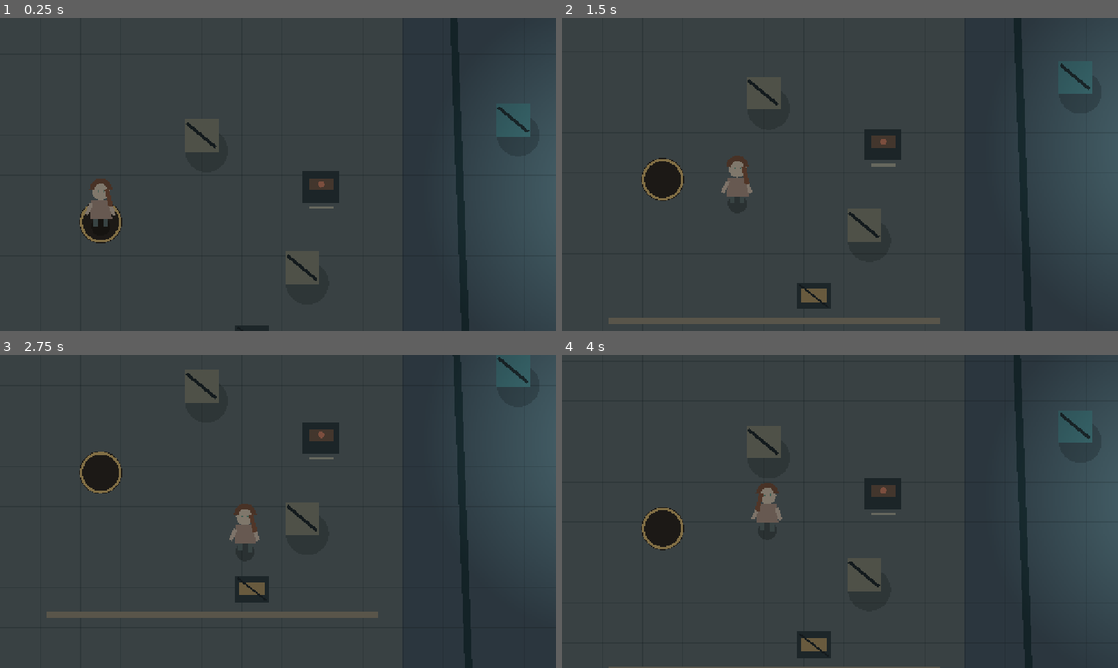
Above: before the commit, frames 1-4 (two rows, left to right).
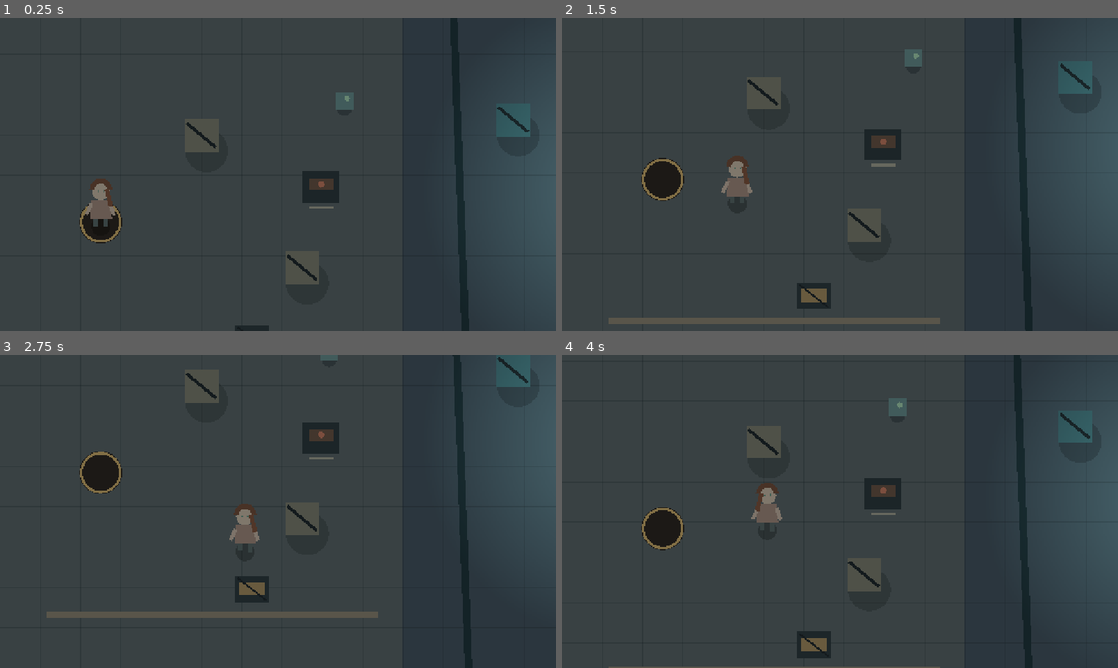
Above: after the commit, the same moments.

Repository: MohamedXIV/not-a-hero
Game: Godot game, scene res://scenes/world/outdoors.tscn
Two runs of this game, one before a commit and one after it. Both use one fixed random seed, a clock stepped at 60 frames per second and the inputs below. This scene is started directly instead of the project's main scene.
Inputs (mouse positions are in pixels of both pictures, inside the frame that each line leads up to):
- Up to frame 1 (0.25 s): no input
- Up to frame 2 (1.5 s): tap Enter at 0.5 s; move the mouse to (962, 158) at 0.52 s; press the mouse at (962, 158) at 0.53 s; hold D (move_right) 0.53-1.28 s; move the mouse to (728, 190) at 1.27 s; release the mouse at (728, 190) at 1.28 s; hold S (move_down) from 1.28 s (still down); click (728, 190) at 1.35 s
- Up to frame 3 (2.75 s): move the mouse to (333, 442) at 2.02 s; release S (move_down) at 2.03 s; press the mouse at (333, 442) at 2.03 s; hold D (move_right) from 2.03 s (still down); tap E (interact) at 2.1 s
- Up to frame 4 (4 s): move the mouse to (812, 574) at 2.77 s; release D (move_right) at 2.78 s; release the mouse at (812, 574) at 2.78 s; hold W (move_up) 2.78-3.53 s; tap Shift (sprint) at 2.85 s; click (812, 574) at 3.05 s; move the mouse to (1006, 558) at 3.52 s; press the mouse at (1006, 558) at 3.53 s; hold A (move_left) from 3.53 s (still down); tap 1 (weapon_pistol) at 3.6 s

The runs differ from the first frame. In frame 1, 0.2% of the frame differs, in the area x 60-64%, y 23-30%; in frame 2, 0.2%; in frame 3, less than 0.1%; in frame 4, 0.2%, in the area x 58-62%, y 13-20%.

Commit message:
feat(godot): hostile patrol perception, noise chase and neutral machine; persistent ammunition

Diff:
--- /dev/null
+++ b/godot/scenes/actors/robots/neutral_maintainer.tscn
@@ -0,0 +1,14 @@
+[gd_scene load_steps=3 format=3]
+
+[ext_resource type="Script" path="res://scripts/actors/robots/neutral_maintainer.gd" id="1_worker"]
+
+[sub_resource type="CircleShape2D" id="1_collision"]
+radius = 13.0
+
+[node name="NeutralMaintainer" type="CharacterBody2D"]
+collision_layer = 8
+collision_mask = 1
+script = ExtResource("1_worker")
+
+[node name="CollisionShape2D" type="CollisionShape2D" parent="."]
+shape = SubResource("1_collision")
--- /dev/null
+++ b/godot/scenes/actors/robots/survey_guard.tscn
@@ -0,0 +1,14 @@
+[gd_scene load_steps=3 format=3]
+
+[ext_resource type="Script" path="res://scripts/actors/robots/survey_guard.gd" id="1_guard"]
+
+[sub_resource type="CircleShape2D" id="1_collider"]
+radius = 18.0
+
+[node name="SurveyGuard" type="CharacterBody2D"]
+collision_layer = 4
+collision_mask = 1 | 2
+script = ExtResource("1_guard")
+
+[node name="CollisionShape2D" type="CollisionShape2D" parent="."]
+shape = SubResource("1_collider")
--- a/godot/scenes/world/chunks/ash_flats.tscn
+++ b/godot/scenes/world/chunks/ash_flats.tscn
@@ -1,10 +1,12 @@
-[gd_scene load_steps=4 format=3]
+[gd_scene load_steps=5 format=3]
 
 [ext_resource type="Script" path="res://scripts/world/chunk_visual.gd" id="1_chunk"]
 
 [ext_resource type="PackedScene" path="res://scenes/world/relay_switch.tscn" id="2_relay"]
 
 [ext_resource type="PackedScene" path="res://scenes/world/salvage_cache.tscn" id="3_salvage"]
+
+[ext_resource type="PackedScene" path="res://scenes/actors/robots/neutral_maintainer.tscn" id="4_neutral"]
 
 [node name="AshFlatsChunk" type="Node2D"]
 script = ExtResource("1_chunk")
@@ -15,3 +17,5 @@
 
 [node name="SalvageCache" parent="." instance=ExtResource("3_salvage")]
 position = Vector2(400, 515)
+[node name="NeutralMaintainer" parent="." instance=ExtResource("4_neutral")]
+position = Vector2(540, 142)
--- a/godot/scenes/world/chunks/cable_edge.tscn
+++ b/godot/scenes/world/chunks/cable_edge.tscn
@@ -1,7 +1,11 @@
-[gd_scene load_steps=2 format=3]
+[gd_scene load_steps=3 format=3]
 
 [ext_resource type="Script" path="res://scripts/world/chunk_visual.gd" id="1_chunk"]
+
+[ext_resource type="PackedScene" path="res://scenes/actors/robots/survey_guard.tscn" id="2_guard"]
 
 [node name="CableEdgeChunk" type="Node2D"]
 script = ExtResource("1_chunk")
 style = 1
+[node name="SurveyGuard" parent="." instance=ExtResource("2_guard")]
+position = Vector2(245, 320)
--- /dev/null
+++ b/godot/scripts/actors/robots/neutral_maintainer.gd
@@ -0,0 +1,24 @@
+extends CharacterBody2D
+## Harmless environmental worker: no hostile perception, damage or chase.
+
+var _origin: Vector2
+var _to_right: bool = true
+
+
+func _ready() -> void:
+    _origin = global_position
+
+
+func _physics_process(_delta: float) -> void:
+    var goal: Vector2 = _origin + Vector2(35 if _to_right else -35, 0)
+    if global_position.distance_to(goal) < 6.0:
+        _to_right = not _to_right
+    velocity = global_position.direction_to(goal) * 28.0
+    move_and_slide()
+    queue_redraw()
+
+
+func _draw() -> void:
+    draw_circle(Vector2(0, 8), 12.0, Color("#1c2429", 0.35))
+    draw_rect(Rect2(-14, -18, 28, 28), Color("#75968e"))
+    draw_circle(Vector2(4, -8), 4.5, Color("#bcddb1"))
--- /dev/null
+++ b/godot/scripts/actors/robots/survey_guard.gd
@@ -0,0 +1,124 @@
+extends CharacterBody2D
+## First hostile machine: short readable state machine with sight, hearing, retreat.
+## Defeated robot persists by stable world flag; no automatic surprise respawns.
+
+signal destroyed
+
+@export var persistent_id: StringName = &"world/cable_forest/survey_guard_01"
+@export_range(1, 500) var max_durability: int = 120
+@export var sight_range: float = 230.0
+@export var disengage_range: float = 340.0
+@export var walking_speed: float = 54.0
+@export var pursuit_speed: float = 105.0
+
+var durability: int = 120
+var state: StringName = &"patrol"
+var _home: Vector2
+var _patrol_right: bool = true
+var _last_known_position: Vector2
+var _search_remaining: float = 0.0
+var _attack_cooldown: float = 0.0
+var _target: CharacterBody2D
+
+
+func _ready() -> void:
+    if GameSession.get_world_flag(persistent_id):
+        queue_free()
+        return
+    add_to_group("robot_sensors")
+    durability = max_durability
+    _home = global_position
+    _last_known_position = _home
+
+
+func has_line_of_sight(target: Node2D) -> bool:
+    if target == null or global_position.distance_to(target.global_position) > sight_range:
+        return false
+    var start: Vector2 = global_position + Vector2(0, -12)
+    var end: Vector2 = target.global_position + Vector2(0, -12)
+    var query := PhysicsRayQueryParameters2D.create(start, end, 1 | 2)
+    var result: Dictionary = get_world_2d().direct_space_state.intersect_ray(query)
+    return not result.is_empty() and result.get("collider") == target
+
+
+func hear_noise(position: Vector2, radius: float) -> void:
+    if global_position.distance_to(position) > radius or state == &"pursue":
+        return
+    _last_known_position = position
+    _search_remaining = 4.0
+    state = &"investigate"
+
+
+func take_damage(amount: int) -> void:
+    if amount <= 0 or durability <= 0:
+        return
+    durability = maxi(0, durability - amount)
+    if durability == 0:
+        GameSession.set_world_flag(persistent_id, true)
+        GameSession.report("One less machine hunting you, Yuna.")
+        destroyed.emit()
+        queue_free()
+        return
+    _last_known_position = _find_yuna_position()
+    _search_remaining = 5.0
+    state = &"investigate"
+
+
+func _find_yuna_position() -> Vector2:
+    var actor: Node2D = get_tree().get_first_node_in_group("yuna_actor") as Node2D
+    return actor.global_position if actor != null else global_position
+
+
+func _physics_process(delta: float) -> void:
+    if GameSession.get_world_flag(persistent_id):
+        return
+    _attack_cooldown = maxf(0.0, _attack_cooldown - delta)
+    if _target == null or not is_instance_valid(_target):
+        _target = get_tree().get_first_node_in_group("yuna_actor") as CharacterBody2D
+    var seen: bool = GameSession.current_level == "outdoors" and has_line_of_sight(_target)
+    if seen:
+        _last_known_position = _target.global_position
+        _search_remaining = 3.5
+        state = &"pursue"
+    elif state == &"pursue":
+        state = &"investigate"
+    if state == &"investigate":
+        _search_remaining -= delta
+        if global_position.distance_to(_last_known_position) < 22.0 or _search_remaining <= 0.0:
+            state = &"return"
+    if state == &"pursue" and is_instance_valid(_target):
+        if global_position.distance_to(_home) > 550.0 or global_position.distance_to(_target.global_position) > disengage_range:
+            state = &"return"
+        else:
+            _walk_to(_target.global_position, pursuit_speed)
+            if global_position.distance_to(_target.global_position) < 36.0 and _attack_cooldown == 0.0:
+                _attack_cooldown = 2.3
+                _target.call("receive_robot_hit")
+            queue_redraw()
+            return
+    if state == &"investigate":
+        _walk_to(_last_known_position, walking_speed * 1.15)
+    elif state == &"return":
+        _walk_to(_home, walking_speed)
+        if global_position.distance_to(_home) < 12.0:
+            state = &"patrol"
+    else:
+        var destination: Vector2 = _home + Vector2(65 if _patrol_right else -65, 0)
+        if global_position.distance_to(destination) < 12.0:
+            _patrol_right = not _patrol_right
+        _walk_to(destination, walking_speed)
+    queue_redraw()
+
+
+func _walk_to(destination: Vector2, speed: float) -> void:
+    velocity = global_position.direction_to(destination) * speed if global_position.distance_to(destination) > 8.0 else Vector2.ZERO
+    move_and_slide()
+
+
+func _draw() -> void:
+    draw_circle(Vector2(0, 3), 22.0, Color("#1c2124", 0.42))
+    draw_rect(Rect2(-18, -23, 36, 36), Color("#64727a"))
+    draw_rect(Rect2(-13, -17, 26, 9), Color("#e96e5b") if state == &"pursue" else Color("#e2b96f"))
+    draw_line(Vector2(-19, 1), Vector2(-29, 16), Color("#445158"), 5.0)
+    draw_line(Vector2(19, 1), Vector2(28, 16), Color("#445158"), 5.0)
+    draw_arc(Vector2.ZERO, 27, 0, float(durability) / float(max_durability) * TAU, 28, Color("#d8a37f"), 2.0)
--- a/godot/scripts/actors/yuna_controller.gd
+++ b/godot/scripts/actors/yuna_controller.gd
@@ -7,9 +7,28 @@
 
 var _facing_right: bool = true
 var _walking: bool = false
+var _stagger_left: float = 0.0
+var hits_taken: int = 0
 
 
-func _physics_process(_delta: float) -> void:
+func _ready() -> void:
+    add_to_group("yuna_actor")
+
+
+func receive_robot_hit() -> void:
+    if _stagger_left > 0.0:
+        return
+    hits_taken += 1
+    _stagger_left = 0.65
+    GameSession.report("Ow! Move, Yuna. Find cover!")
+
+
+func is_staggered() -> bool:
+    return _stagger_left > 0.0
+
+
+func _physics_process(delta: float) -> void:
+    _stagger_left = maxf(0.0, _stagger_left - delta)
     var direction: Vector2 = Input.get_vector(
         "move_left", "move_right", "move_up", "move_down"
     )
@@ -19,6 +38,8 @@
     var speed: float = walking_speed
     if Input.is_action_pressed("sprint"):
         speed *= sprint_multiplier
+    if _stagger_left > 0.0:
+        speed *= 0.55
     velocity = direction * speed
     move_and_slide()
     queue_redraw()
--- a/godot/scripts/core/game_session.gd
+++ b/godot/scripts/core/game_session.gd
@@ -3,7 +3,7 @@
 ## P0 currently models position, clock and persistent world switches only.
 
 const SAVE_PATH: String = "user://not_a_hero_save.json"
-const SAVE_VERSION: int = 2
+const SAVE_VERSION: int = 3
 const InputBindings = preload("res://scripts/core/input_bindings.gd")
 
 var current_level: String = "shelter"
@@ -13,6 +13,11 @@
 var world_seed: int = 1573
 var world_flags: Dictionary = {}
 var bag: InventoryState = InventoryState.new()
+var combat_state: Dictionary = {
+    "selected": "pistol",
+    "pistol": {"clip": 8, "reserve": 32},
+    "rifle": {"clip": 4, "reserve": 16},
+}
 var _feedback: String = ""
 var _feedback_until: int = 0
 
@@ -53,6 +58,7 @@
         "world_seed": world_seed,
         "world_flags": world_flags.duplicate(true),
         "inventory": bag.snapshot(),
+        "combat_state": combat_state.duplicate(true),
     }
 
 
@@ -79,6 +85,19 @@
     var restored_bag := InventoryState.new()
     if not restored_bag.restore_snapshot(raw_inventory as Dictionary):
         return false
+    var stored_combat: Variant = data.get("combat_state", null)
+    if typeof(stored_combat) != TYPE_DICTIONARY:
+        return false
+    var combat: Dictionary = stored_combat as Dictionary
+    if not _valid_combat_state(combat):
+        return false
+    var next_combat: Dictionary = {"selected": str(combat["selected"])}
+    for name: String in ["pistol", "rifle"]:
+        var ammo: Dictionary = combat[name]
+        next_combat[name] = {
+            "clip": int(ammo["clip"]),
+            "reserve": int(ammo["reserve"]),
+        }
     var clock: Variant = data.get("day_minutes", 480.0)
     if typeof(clock) != TYPE_FLOAT and typeof(clock) != TYPE_INT:
         return false
@@ -93,6 +112,28 @@
     world_seed = int(seed)
     world_flags = (flags as Dictionary).duplicate(true)
     bag = restored_bag
+    combat_state = next_combat
+    return true
+
+
+func _valid_combat_state(data: Dictionary) -> bool:
+    if data.get("selected") not in ["pistol", "rifle"]:
+        return false
+    for weapon_id: String in ["pistol", "rifle"]:
+        var candidate: Variant = data.get(weapon_id)
+        if typeof(candidate) != TYPE_DICTIONARY:
+            return false
+        var ammo: Dictionary = candidate as Dictionary
+        var magazine_max: int = 8 if weapon_id == "pistol" else 4
+        for key: String in ["clip", "reserve"]:
+            var value: Variant = ammo.get(key)
+            if typeof(value) != TYPE_INT and typeof(value) != TYPE_FLOAT:
+                return false
+            var amount: int = int(value)
+            if float(value) != float(amount) or amount < 0:
+                return false
+            if amount > (magazine_max if key == "clip" else 200):
+                return false
     return true
 
 
--- a/godot/scripts/core/main.gd
+++ b/godot/scripts/core/main.gd
@@ -33,6 +33,12 @@
         GameSession.bag.quantity(&"wire"),
         GameSession.bag.quantity(&"relay_fuse")
     ]
+    if GameSession.current_level == "outdoors":
+        var selected: String = str(GameSession.combat_state.get("selected", "pistol"))
+        var ammo: Dictionary = GameSession.combat_state.get(selected, {})
+        _hud.text += "\n1 Pistol | 2 Rifle | Click fire | R reload — %s %d/%d" % [
+            selected.capitalize(), int(ammo.get("clip", 0)), int(ammo.get("reserve", 0))
+        ]
     if GameSession.current_feedback() != "":
         _hud.text += "\n" + GameSession.current_feedback()
     if Time.get_ticks_msec() < _save_message_until:
